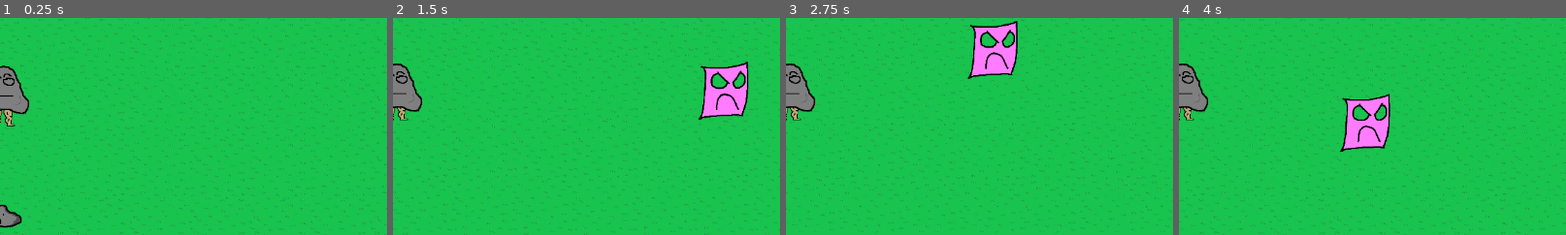
Above: before the commit, frames 1-4 (left to right).
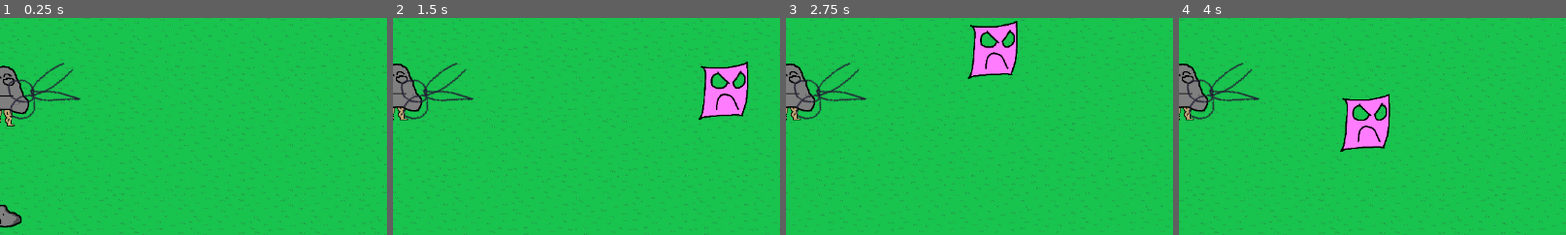
Above: after the commit, the same moments.

Repository: Groidling/Tiny-Game-RPS
Game: Godot game, scene res://Main/Main.tscn
Same seed, same stepped clock (60 frames per second), same inputs: the game is played once before the commit and once after it.
Inputs:
- Up to frame 1 (0.25 s): no input
- Up to frame 2 (1.5 s): tap Enter at 0.5 s; hold Right (right) 0.53-1.28 s; hold Down (down) from 1.28 s (still down)
- Up to frame 3 (2.75 s): release Down (down) at 2.03 s; hold Right (right) from 2.03 s (still down)
- Up to frame 4 (4 s): release Right (right) at 2.78 s; hold Up (up) 2.78-3.53 s; hold Left (left) from 3.53 s (still down)
The pictures show only the part of the screen within x 50-100%, y 32-82%; the shares and areas given below are measured in that part.

The runs differ from the first frame. In frame 1, 0.8% of the frame differs, in the area x 2-21%, y 20-47%; in frame 2, 0.8%; in frame 3, 0.8%; in frame 4, 0.8%.

Commit message:
added sciccors file

Diff:
--- a/Character/Rock.tscn
+++ b/Character/Rock.tscn
@@ -1,10 +1,11 @@
-[gd_scene load_steps=11 format=3 uid="uid://4ska7tq8a0x4"]
+[gd_scene load_steps=12 format=3 uid="uid://4ska7tq8a0x4"]
 
 [ext_resource type="Script" uid="uid://d02n2esl34cog" path="res://Character/rock.gd" id="1_abyt7"]
 [ext_resource type="Texture2D" uid="uid://ctlougolf1eca" path="res://Character/Rock Legs/Muscle Legs/Left Muscle Leg.png" id="2_gy6y1"]
 [ext_resource type="Texture2D" uid="uid://djkxw2vki5suo" path="res://Character/Rock Legs/Muscle Legs/Right Muscle Leg.png" id="3_n8yrp"]
 [ext_resource type="Texture2D" uid="uid://dei643s18cmv1" path="res://Character/Rock Bodies/Grey Rock Body.png" id="4_gy6y1"]
 [ext_resource type="Texture2D" uid="uid://xq4eb3a8sa2s" path="res://Character/Rock Faces/Rock Face Alt 0.png" id="5_gy6y1"]
+[ext_resource type="PackedScene" uid="uid://cvknbcs0yakf" path="res://Weapons/sciccors.tscn" id="6_n8yrp"]
 
 [sub_resource type="Animation" id="Animation_5fu52"]
 resource_name = "New Walk"
@@ -176,3 +177,7 @@
 [node name="CollisionShape2D" type="CollisionShape2D" parent="."]
 position = Vector2(-1, 0)
 shape = SubResource("CapsuleShape2D_5fu52")
+
+[node name="Sciccors" parent="." instance=ExtResource("6_n8yrp")]
+position = Vector2(141, 16)
+rotation = 0.784873
--- /dev/null
+++ b/Common_Components/attack.gd
@@ -0,0 +1,5 @@
+class_name Attack
+
+var attack_damage : float
+var attack_force : float
+var attack_position : Vector2
--- a/Common_Components/health_component.gd
+++ b/Common_Components/health_component.gd
@@ -8,7 +8,7 @@
 func _ready():
 	health = MAX_HEALTH
 
-func damage(attack):
+func damage(attack:Attack):
 	health -= attack.attack_damage
 
 	if health <= 0:
--- a/Common_Components/hitbox_component.gd
+++ b/Common_Components/hitbox_component.gd
@@ -2,6 +2,6 @@
 
 @export var health_component : HealthComponent
 
-func damage(attack):
+func damage(attack:Attack):
 	if health_component:
 		health_component.damage(attack)
--- a/Enemies/Paper Enemy.tscn
+++ b/Enemies/Paper Enemy.tscn
@@ -1,7 +1,8 @@
-[gd_scene load_steps=4 format=3 uid="uid://dda2xd8oj03f2"]
+[gd_scene load_steps=5 format=3 uid="uid://dda2xd8oj03f2"]
 
 [ext_resource type="Script" uid="uid://bamqqrvfww46y" path="res://Enemies/paper_enemy.gd" id="1_aox6y"]
 [ext_resource type="Texture2D" uid="uid://bjohtlywjetx0" path="res://Enemies/Paper Enemies2.png" id="1_wpwxb"]
+[ext_resource type="PackedScene" uid="uid://bgtmws8fbsr4f" path="res://Common_Components/HitboxComponent.tscn" id="3_kntnl"]
 
 [sub_resource type="RectangleShape2D" id="RectangleShape2D_wpwxb"]
 size = Vector2(149, 162.5)
@@ -17,3 +18,5 @@
 [node name="CollisionShape2D" type="CollisionShape2D" parent="."]
 position = Vector2(-81, 58)
 shape = SubResource("RectangleShape2D_wpwxb")
+
+[node name="HitboxComponent" parent="." instance=ExtResource("3_kntnl")]
--- /dev/null
+++ b/Weapons/sciccors.gd
@@ -0,0 +1,12 @@
+extends Node2D
+
+var attack_damage := 10.0
+var attack_force := 100.0
+
+func _on_hitbox_body_entered(body):
+	if body.has_method("damage"):
+		var attack = Attack.new()
+		attack.attack_damage = attack_damage
+		attack.attack_force = attack_force
+		attack.attack_position = global_position
+		body.damage(attack)
--- /dev/null
+++ b/Weapons/sciccors.tscn
@@ -0,0 +1,134 @@
+[gd_scene load_steps=7 format=3 uid="uid://cvknbcs0yakf"]
+
+[ext_resource type="Script" uid="uid://4hoftip240wm" path="res://Weapons/sciccors.gd" id="1_7kosu"]
+[ext_resource type="Texture2D" uid="uid://c8c2htqgqvow3" path="res://Weapons/scissor_right.png" id="1_jb7pe"]
+[ext_resource type="Texture2D" uid="uid://cte02y7hlkvt8" path="res://Weapons/scissor_left.png" id="1_wqblm"]
+
+[sub_resource type="Animation" id="Animation_737w0"]
+resource_name = "snip"
+length = 0.29
+loop_mode = 1
+tracks/0/type = "value"
+tracks/0/imported = false
+tracks/0/enabled = true
+tracks/0/path = NodePath("left:rotation")
+tracks/0/interp = 1
+tracks/0/loop_wrap = true
+tracks/0/keys = {
+"times": PackedFloat32Array(0, 0.31),
+"transitions": PackedFloat32Array(1, 1),
+"update": 0,
+"values": [0.0, -0.202419]
+}
+tracks/1/type = "value"
+tracks/1/imported = false
+tracks/1/enabled = true
+tracks/1/path = NodePath("left:position")
+tracks/1/interp = 1
+tracks/1/loop_wrap = true
+tracks/1/keys = {
+"times": PackedFloat32Array(0, 0.29),
+"transitions": PackedFloat32Array(1, 1),
+"update": 0,
+"values": [Vector2(0, 0), Vector2(-4.06112, -3.8355)]
+}
+tracks/2/type = "value"
+tracks/2/imported = false
+tracks/2/enabled = true
+tracks/2/path = NodePath("right:rotation")
+tracks/2/interp = 1
+tracks/2/loop_wrap = true
+tracks/2/keys = {
+"times": PackedFloat32Array(0, 0.28),
+"transitions": PackedFloat32Array(1, 1),
+"update": 0,
+"values": [0.0, 0.295527]
+}
+tracks/3/type = "value"
+tracks/3/imported = false
+tracks/3/enabled = true
+tracks/3/path = NodePath("right:position")
+tracks/3/interp = 1
+tracks/3/loop_wrap = true
+tracks/3/keys = {
+"times": PackedFloat32Array(0, 0.28),
+"transitions": PackedFloat32Array(1, 1),
+"update": 0,
+"values": [Vector2(0, 0), Vector2(-3.8355, -4.51235)]
+}
+
+[sub_resource type="Animation" id="Animation_w1nwf"]
+length = 0.001
+tracks/0/type = "value"
+tracks/0/imported = false
+tracks/0/enabled = true
+tracks/0/path = NodePath("left:position")
+tracks/0/interp = 1
+tracks/0/loop_wrap = true
+tracks/0/keys = {
+"times": PackedFloat32Array(0),
+"transitions": PackedFloat32Array(1),
+"update": 0,
+"values": [Vector2(-4.06112, -3.8355)]
+}
+tracks/1/type = "value"
+tracks/1/imported = false
+tracks/1/enabled = true
+tracks/1/path = NodePath("left:rotation")
+tracks/1/interp = 1
+tracks/1/loop_wrap = true
+tracks/1/keys = {
+"times": PackedFloat32Array(0),
+"transitions": PackedFloat32Array(1),
+"update": 0,
+"values": [-0.202419]
+}
+tracks/2/type = "value"
+tracks/2/imported = false
+tracks/2/enabled = true
+tracks/2/path = NodePath("right:position")
+tracks/2/interp = 1
+tracks/2/loop_wrap = true
+tracks/2/keys = {
+"times": PackedFloat32Array(0),
+"transitions": PackedFloat32Array(1),
+"update": 0,
+"values": [Vector2(-3.8355, -4.51235)]
+}
+tracks/3/type = "value"
+tracks/3/imported = false
+tracks/3/enabled = true
+tracks/3/path = NodePath("right:rotation")
+tracks/3/interp = 1
+tracks/3/loop_wrap = true
+tracks/3/keys = {
+"times": PackedFloat32Array(0),
+"transitions": PackedFloat32Array(1),
+"update": 0,
+"values": [0.295527]
+}
+
+[sub_resource type="AnimationLibrary" id="AnimationLibrary_3wa0s"]
+_data = {
+&"RESET": SubResource("Animation_w1nwf"),
+&"snip": SubResource("Animation_737w0")
+}
+
+[node name="Sciccors" type="Node2D"]
+scale = Vector2(4.43228, 4.43228)
+script = ExtResource("1_7kosu")
+
+[node name="AnimationPlayer" type="AnimationPlayer" parent="."]
+libraries = {
+&"": SubResource("AnimationLibrary_3wa0s")
+}
+
+[node name="left" type="Sprite2D" parent="."]
+position = Vector2(-4.06112, -3.8355)
+rotation = -0.202419
+texture = ExtResource("1_wqblm")
+
+[node name="right" type="Sprite2D" parent="."]
+position = Vector2(-3.8355, -4.51235)
+rotation = 0.295527
+texture = ExtResource("1_jb7pe")
Not shown, added: Common_Components/attack.gd.uid
Not shown, added: Weapons/sciccors.gd.uid
Binary file added: Weapons/scissor_left.png
Not shown, added: Weapons/scissor_left.png.import
Binary file added: Weapons/scissor_right.png
Not shown, added: Weapons/scissor_right.png.import
